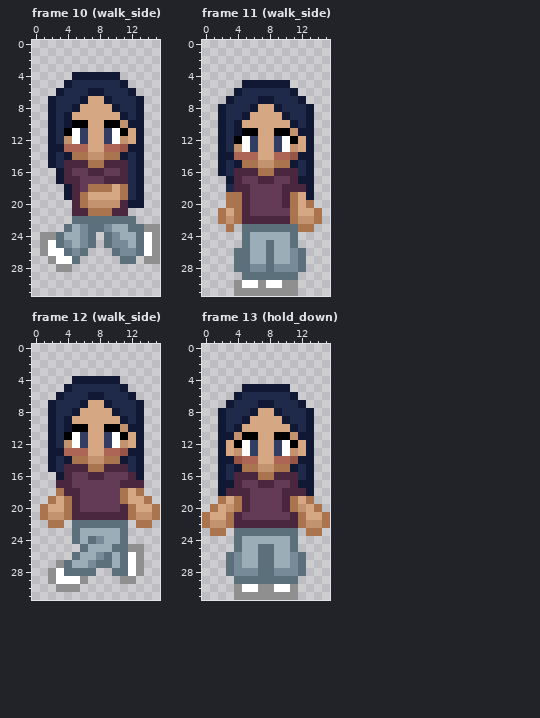
A pixel-art file gets an edit: art/player_demo.aseprite. Above is the file before it was changed.
16x32 pixels, 24 frames. Shown: frame 10 (walk_side), frame 11 (walk_side), frame 12 (walk_side), frame 13 (hold_down). The commit also changed other frames, which this record leaves out.
The result:
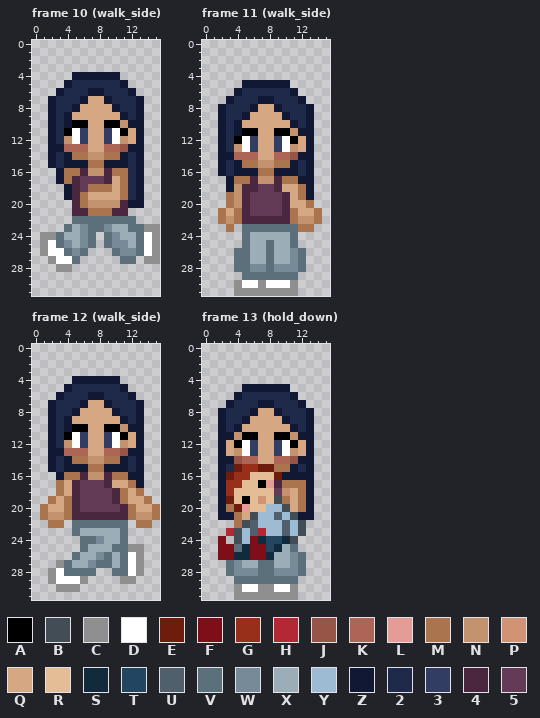
Palette (. is transparent): A #000000  B #424d55  C #8f8f8f  D #ffffff  E #6e1c0b  F #7e0e18  G #972f1a  H #b22935  J #975547  K #ad6556  L #e49d96  M #aa754e  N #c3936f  P #d09474  Q #d6a783  R #e4bc96  S #122b3c  T #224660  U #4f5f6b  V #5c707b  W #768b97  X #9badb7  Y #9dbcd3  Z #101834  2 #1f294a  3 #313d63  4 #4a273f  5 #633b56
The exact change:
{"change": "layer \"doll\" added"}
{"where": "frame 10 (walk_side), layer \"body\""}
{"frame":10,"y":15,"x":4,"old":"444","new":"ZZZ"}
{"frame":10,"y":15,"x":9,"old":"444","new":"ZZZ"}
{"frame":10,"y":16,"x":4,"old":"45544554","new":"MM4NN4MM"}
{"frame":10,"y":17,"x":4,"old":"4","new":"M"}
{"frame":10,"y":17,"x":10,"old":"44","new":"QM"}
{"where": "frame 11 (walk_side), layer \"body\""}
{"frame":11,"y":16,"x":4,"old":"444","new":"ZZZ"}
{"frame":11,"y":16,"x":9,"old":"444","new":"ZZZ"}
{"frame":11,"y":17,"x":4,"old":"45544554","new":"MM4NN4MM"}
{"frame":11,"y":18,"x":3,"old":"24","new":"ZN"}
{"frame":11,"y":18,"x":6,"old":"5","new":"4"}
{"frame":11,"y":18,"x":9,"old":"5444","new":"4QQM"}
{"frame":11,"y":19,"x":4,"old":"M","new":"N"}
{"frame":11,"y":19,"x":11,"old":"MQ","new":"QM"}
{"frame":11,"y":20,"x":4,"old":"M","new":"N"}
{"frame":11,"y":20,"x":11,"old":"M","new":"Q"}
{"frame":11,"y":21,"x":10,"old":"5","new":"4"}
{"frame":11,"y":30,"x":10,"old":"C","new":"D"}
{"where": "frame 12 (walk_side), layer \"body\""}
{"frame":12,"y":15,"x":4,"old":"444","new":"ZZZ"}
{"frame":12,"y":15,"x":9,"old":"444","new":"ZZZ"}
{"frame":12,"y":16,"x":4,"old":"455445554","new":"MM4NN4MMZ"}
{"frame":12,"y":17,"x":3,"old":"445","new":"MQ4"}
{"frame":12,"y":17,"x":9,"old":"55444","new":"4QQMZ"}
{"frame":12,"y":18,"x":4,"old":"4","new":"Q"}
{"frame":12,"y":18,"x":10,"old":"5","new":"4"}
{"frame":12,"y":19,"x":10,"old":"5","new":"4"}
{"frame":12,"y":24,"x":5,"old":"VX","new":".V"}
{"where": "frame 13 (hold_down), layers \"doll\", \"body\""}
{"frame":13,"y":15,"x":4,"old":"ZMMNN","new":"EGGEE"}
{"frame":13,"y":16,"x":3,"old":"2444MM4442","new":"EGGRRREZZZ"}
{"frame":13,"y":17,"x":3,"old":"Z45544554Z","new":"GGRRAL4MMM"}
{"frame":13,"y":18,"x":3,"old":"444555","new":"GRRRRR"}
{"frame":13,"y":18,"x":10,"old":"444","new":"NQM"}
{"frame":13,"y":19,"x":2,"old":"MQM455554MQM","new":"ZERARPRBMQMZ"}
{"frame":13,"y":20,"x":1,"old":"MQNM455554MNQM","new":".ZMELRRYYBQMZ."}
{"frame":13,"y":21,"x":0,"old":"MQQM45555554MQQM","new":"..ZZMQBYYUYBZZ.."}
{"frame":13,"y":22,"x":0,"old":"MNNM44444444MNNM","new":"....MBUYYYUYB..."}
{"frame":13,"y":23,"x":1,"old":"MM.VVVVVVVV.MM","new":"..HBYUHYYUYB.."}
{"frame":13,"y":24,"x":2,"old":".","new":"F"}
{"frame":13,"y":24,"x":4,"old":"VXXXXXXV","new":"BYFSTTSB"}
{"frame":13,"y":25,"x":2,"old":"..","new":"FF"}
{"frame":13,"y":25,"x":5,"old":"XXVVX","new":"SFFTS"}
{"frame":13,"y":26,"x":2,"old":".VWXXVV","new":"FFSSFFS"}
{"label":"changed","picture_box":[64,160,128,184]}
{"label":"changed","picture_box":[226,168,306,216]}
{"label":"changed","picture_box":[282,280,290,288]}
{"label":"changed","picture_box":[56,464,144,504]}
{"label":"changed","picture_box":[72,536,88,544]}
{"label":"changed","picture_box":[202,464,330,560]}
